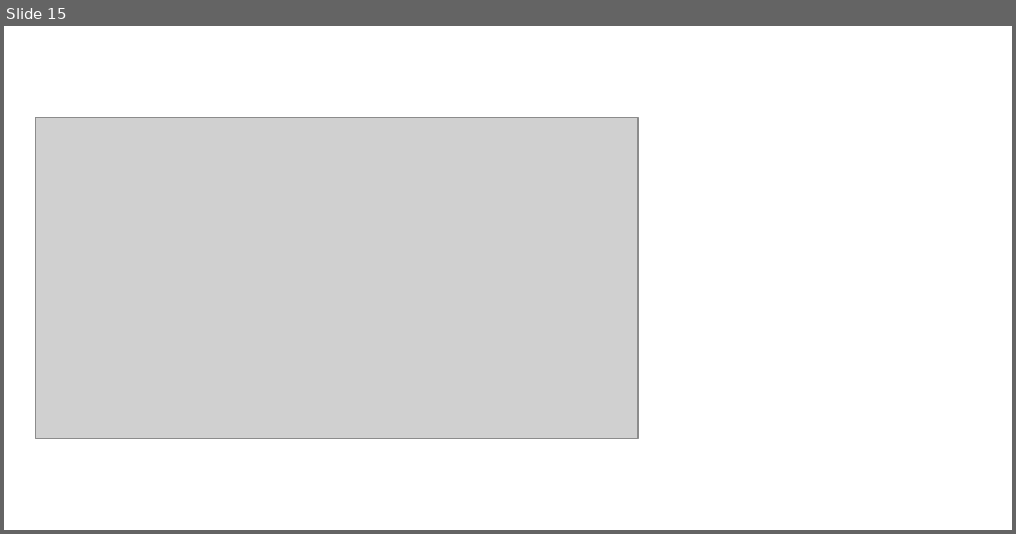
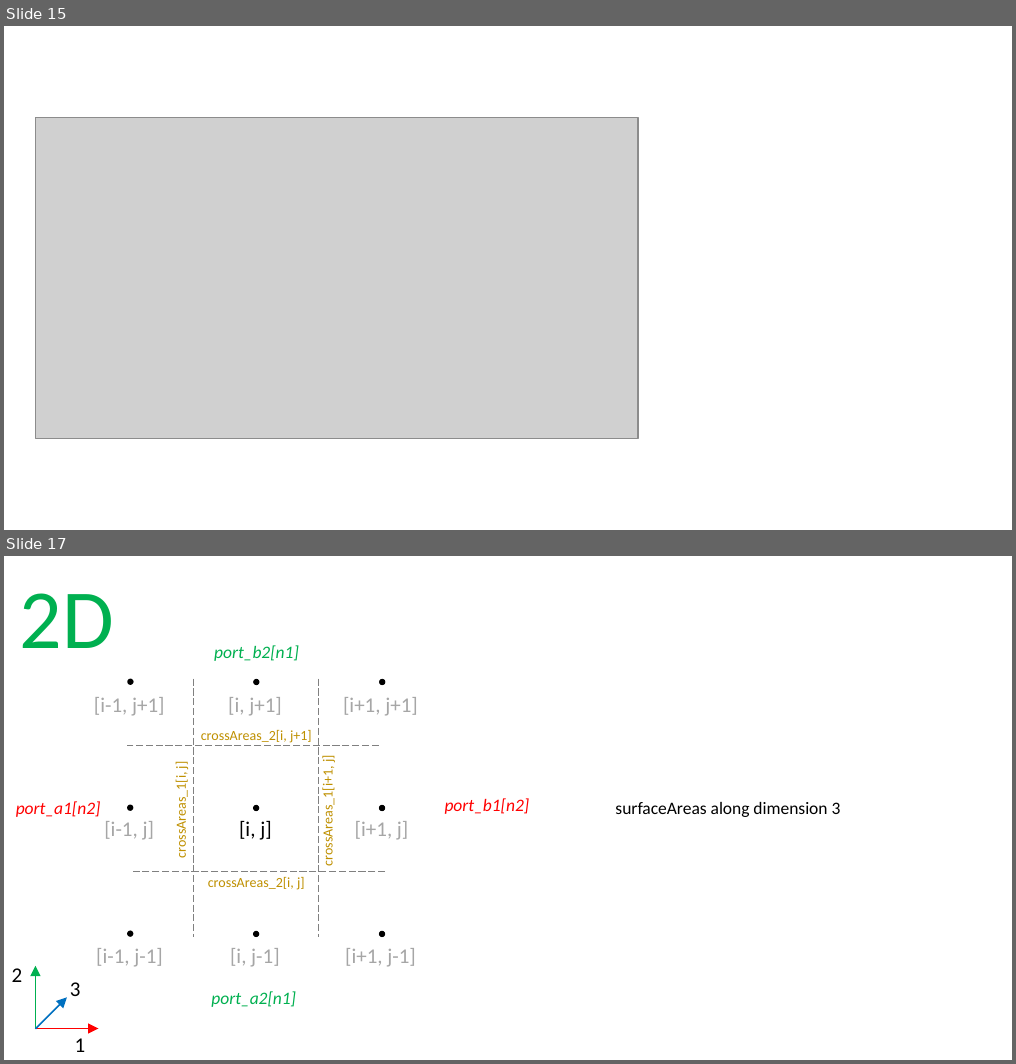
Before and after one commit to ORNL-Modelica/TRANSFORM-Library, a slide deck: TRANSFORM/Resources/Images/Information.pptm. Shown one above the other, each under a label of ours: slide 15 before the commit, slides 15 and 17 after it; the slides between them are not shown. The pictures are 1016x534 and 1016x1064 pixels, drawn with LibreOffice and Linux fonts; fonts in the diff are those of the drawing; grey boxes stand for pictures. Boxes give left, top, right and bottom in pixels: in the first picture for what was removed or moved away, otherwise in the second. Text is boxed around its words. In the diff, an @@ line names an element or a change of style, - is before the commit and + after.

```diff
--- a/TRANSFORM/Resources/Images/Information.pptm
+++ b/TRANSFORM/Resources/Images/Information.pptm
@@ slide 17 added at (4, 556, 1012, 1060), background #FFFFFF @@
@@ text added at (20, 593, 114, 648), 48 pt, text #00B050 @@
+2D
@@ text added at (214, 645, 299, 661), 10 pt, text #00B050, italic @@
+port_b2[n1]
@@ text added at (94, 697, 165, 716), 12 pt, text #A6A6A6 @@
+[i-1, j+1]
@@ ellipse added at (127, 678, 134, 685), fill #000000 @@
@@ line added from (193, 678) to (193, 937), #808080 0.5 pt dashed @@
@@ text added at (228, 697, 282, 716), 12 pt, text #A6A6A6 @@
+[i, j+1]
@@ ellipse added at (253, 679, 260, 686), fill #000000 @@
@@ line added from (319, 678) to (319, 937), #808080 0.5 pt dashed @@
@@ text added at (343, 697, 418, 716), 12 pt, text #A6A6A6 @@
+[i+1, j+1]
@@ ellipse added at (379, 679, 386, 686), fill #000000 @@
@@ text added at (201, 730, 312, 743), 8 pt, text #BF9000 @@
+crossAreas_2[i, j+1]
@@ line added from (379, 745) to (127, 745), #808080 0.5 pt dashed @@
@@ text added at (173, 761, 190, 856), 8 pt, text #BF9000 @@
+crossAreas_1[i, j]
@@ text added at (319, 755, 336, 863), 8 pt, text #BF9000 @@
+crossAreas_1[i+1, j]
@@ text added at (16, 801, 101, 817), 10 pt, text #FF0000, italic @@
+port_a1[n2]
@@ text added at (104, 821, 154, 840), 12 pt, text #A6A6A6 @@
+[i-1, j]
@@ ellipse added at (127, 804, 134, 811), fill #000000 @@
@@ text added at (239, 821, 271, 840), 12 pt, text #000000 @@
+[i, j]
@@ ellipse added at (253, 805, 260, 812), fill #000000 @@
@@ text added at (355, 821, 408, 840), 12 pt, text #A6A6A6 @@
+[i+1, j]
@@ ellipse added at (379, 805, 386, 812), fill #000000 @@
@@ text added at (445, 798, 530, 814), 10 pt, text #FF0000, italic @@
+port_b1[n2]
@@ text added at (615, 802, 841, 817), 10 pt, text #000000 @@
+surfaceAreas along dimension 3
@@ line added from (386, 871) to (134, 871), #808080 0.5 pt dashed @@
@@ text added at (208, 877, 305, 890), 8 pt, text #BF9000 @@
+crossAreas_2[i, j]
@@ ellipse added at (127, 930, 134, 937), fill #000000 @@
@@ ellipse added at (253, 930, 260, 937), fill #000000 @@
@@ ellipse added at (379, 930, 386, 937), fill #000000 @@
@@ text added at (96, 948, 162, 967), 12 pt, text #A6A6A6 @@
+[i-1, j-1]
@@ text added at (230, 948, 279, 967), 12 pt, text #A6A6A6 @@
+[i, j-1]
@@ text added at (345, 948, 415, 967), 12 pt, text #A6A6A6 @@
+[i+1, j-1]
@@ group added at (12, 966, 98, 1052): 3 arrows, 3 texts @@
+1
+2
+3
@@ text added at (211, 991, 296, 1007), 10 pt, text #00B050, italic @@
+port_a2[n1]
```
Also in this commit, not shown: 2 other slides added, 24 other files.
